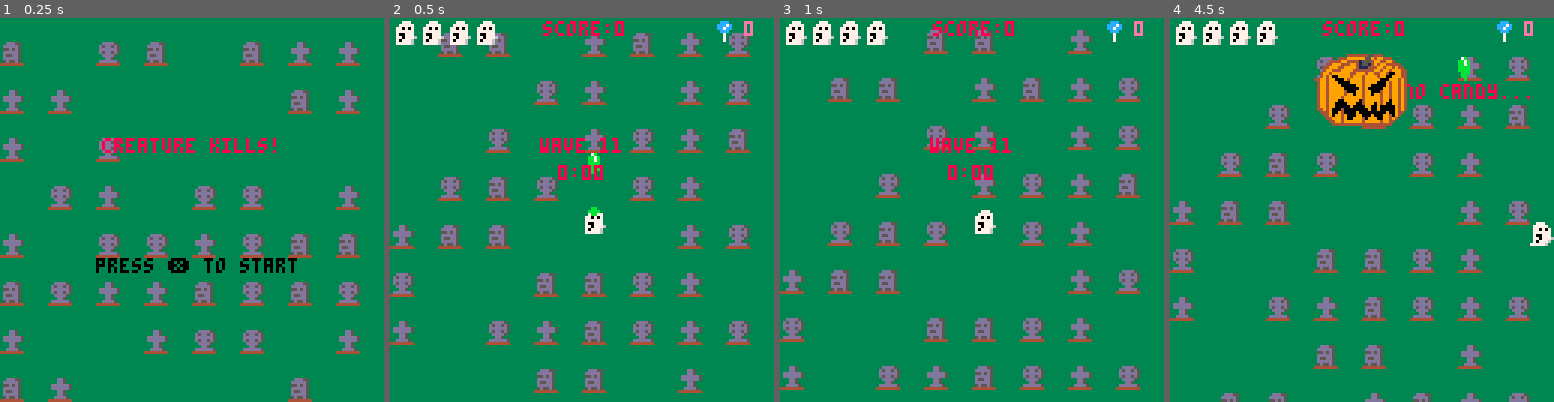
Above: before the commit, frames 1-4 (left to right).
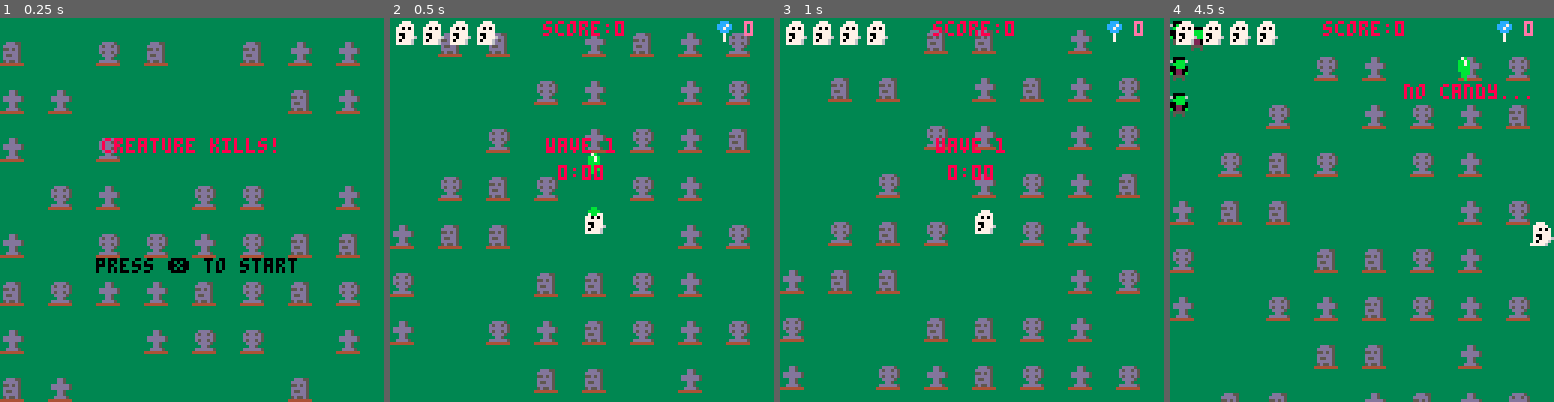
Above: after the commit, the same moments.

Repository: st0k3r/specter_deflector
Game: PICO-8 cartridge specter_deflector.p8
Two runs of this game, one before a commit and one after it. Both use one fixed random seed, a clock stepped at 60 frames per second and the inputs below.
Inputs:
- Up to frame 1 (0.25 s): no input
- Up to frame 2 (0.5 s): tap X (X key) at 0.33 s
- Up to frame 3 (1 s): tap O (Z key) at 0.7 s
- Up to frame 4 (4.5 s): tap X (X key) at 1.07, 1.85, 2.97, 4.08 s; hold Right 1.6-2.1 s; tap O (Z key) every 0.4 s from 1.7 to 4.1 s; hold Up 2.15-2.42 s; hold Right 2.47-3.03 s; hold Left 3.08-3.58 s; hold Down 3.63-3.97 s; hold Right from 4.02 s (still down)

Frame 1 is identical in both runs. In frame 2, 0.3% of the frame differs, in the area x 39-61%, y 31-36%; in frame 3, 0.3%; in frame 4, 4.6%, in the area x 0-62%, y 0-29%.

Commit message:
Finish boss stuff and improve explosion animations

Diff:
--- a/main.lua
+++ b/main.lua
@@ -377,7 +377,10 @@
 
 				make_slime(creature.x+4,creature.y+4)
 
-				creature.hp=creature.hp-bullet.dmg
+				if creature.mission != "fly_in" then
+					creature.hp=creature.hp-bullet.dmg
+				end
+
 				sfx(3)
 
 				if creature.boss==true then
@@ -758,14 +761,14 @@
 	for explosion in all(explosions) do
 		local pc=7
 
-		if explosion.green then
+		if explosion.green==true then
 			pc=11
 		else
 			pc=particle_age_red(explosion.age)
 		end
 
 		if explosion.spark then
-			pset(explosion.x,explosion.y,11)
+			pset(explosion.x,explosion.y,pc)
 		else
 			circfill(explosion.x,explosion.y,explosion.size,pc)
 		end
@@ -825,7 +828,7 @@
 
 	music(-1)
 	music(6)
-	wave=10
+	wave=0
 	timer_frames=0
 	timer_seconds=0
 	timer_minutes=0
@@ -957,6 +960,10 @@
 
 --collision detection
 function collision(a,b)
+	if a.no_interact or b.no_interact then
+		return false
+	end
+
 	local a_left=a.x
 	local a_top=a.y
 	local a_right=a.x+a.w-1
@@ -1037,7 +1044,7 @@
  		creature.h=16
  elseif creature_type==5  then
 		creature.spr=196
- 		creature.hp=100
+ 		creature.hp=130
  		creature.animation={196}
  		creature.anispeed=1
  		creature.has_fired=false
@@ -1072,16 +1079,73 @@
 
 	add(explosions,explosion)
 
-	for i=1,3 do
+	for i=1,30 do
 		local explosion={}
 		explosion.x=exp_x
 	 	explosion.y=exp_y
-		explosion.explosion_speed_x=(rnd()-0.5)*6
-		explosion.explosion_speed_y=(rnd()-0.5)*6
+		explosion.explosion_speed_x=(rnd()-0.5)*6-3
+		explosion.explosion_speed_y=(rnd()-0.5)*6-3
 		explosion.age=rnd(2)
 		explosion.size=1+rnd(4)
 		explosion.maxage=10+rnd(10)
 		explosion.green=isgreen
+
+		add(explosions,explosion)
+	end
+
+	for i=1,20 do
+		local explosion={}
+		explosion.x=exp_x
+	 	explosion.y=exp_y
+		explosion.explosion_speed_x=(rnd()-0.5)*10
+		explosion.explosion_speed_y=(rnd()-0.5)*10
+		explosion.age=rnd(2)
+		explosion.size=1+rnd(4)
+		explosion.maxage=10+rnd(10)
+		explosion.green=isgreen
+		explosion.spark=true
+
+		add(explosions,explosion)
+	end
+end
+
+function spawn_boss_explosion(exp_x,exp_y)
+	local explosion={}
+	explosion.x=exp_x
+	explosion.y=exp_y
+	explosion.explosion_speed_x=0
+	explosion.explosion_speed_y=0
+	explosion.age=0
+	explosion.size=25
+	explosion.maxage=0
+
+	add(explosions,explosion)
+
+	for i=1,60 do
+		local explosion={}
+		explosion.x=exp_x
+	 	explosion.y=exp_y
+
+		explosion.explosion_speed_x=(rnd()-0.5)*12-6
+		explosion.explosion_speed_y=(rnd()-0.5)*12-6
+
+		explosion.age=rnd(2)
+		explosion.size=1+rnd(6)
+		explosion.maxage=20+rnd(10)
+
+		add(explosions,explosion)
+	end
+
+	for i=1,100 do
+		local explosion={}
+		explosion.x=exp_x
+	 	explosion.y=exp_y
+		explosion.explosion_speed_x=(rnd()-0.5)*30
+		explosion.explosion_speed_y=(rnd()-0.5)*30
+		explosion.age=rnd(2)
+		explosion.size=1+rnd(4)
+		explosion.maxage=20+rnd(10)
+		explosion.spark=true
 
 		add(explosions,explosion)
 	end
@@ -1144,7 +1208,7 @@
 	explosion.age=rnd(2)
 	explosion.size=1+rnd(4)
 	explosion.maxage=10+rnd(10)
-	explosion.green=isgreen
+	explosion.green=true
 	explosion.spark=true
 
 	add(explosions,explosion)
@@ -1527,6 +1591,14 @@
 
 --called when creature hp is equal to or less than 0
 function kill_creature(creature)
+	if creature.boss then
+		creature.mission = "boss_5"
+		creature.phbegin = t
+		creature.no_interact = true
+		creature_bullets={}
+		return
+	end
+
 	del(creatures,creature)
 	sfx(2)
 	score=score+1
@@ -1863,5 +1935,26 @@
 
 --boss mission 5
 function boss_5(creature)
-
-end
+	creature.shake=10
+	creature.flash=10
+
+	if t%8==0 then
+		spawn_explosion(creature.x+rnd(32), creature.y+rnd(32), false)
+		sfx(2)
+		shake=2
+	end
+
+	if creature.phbegin+2*30<t then
+		if t%5==0 then
+		spawn_explosion(creature.x+rnd(32), creature.y+rnd(32), false)
+		sfx(2)
+		end
+	end
+
+	 if creature.phbegin+4*30<t then
+		spawn_boss_explosion(creature.x+16, creature.y+12)
+		sfx(19)
+		shake=15
+		creatures={}
+	end
+end
Not shown, changed: the sound effects (__sfx__) section of specter_deflector.p8
